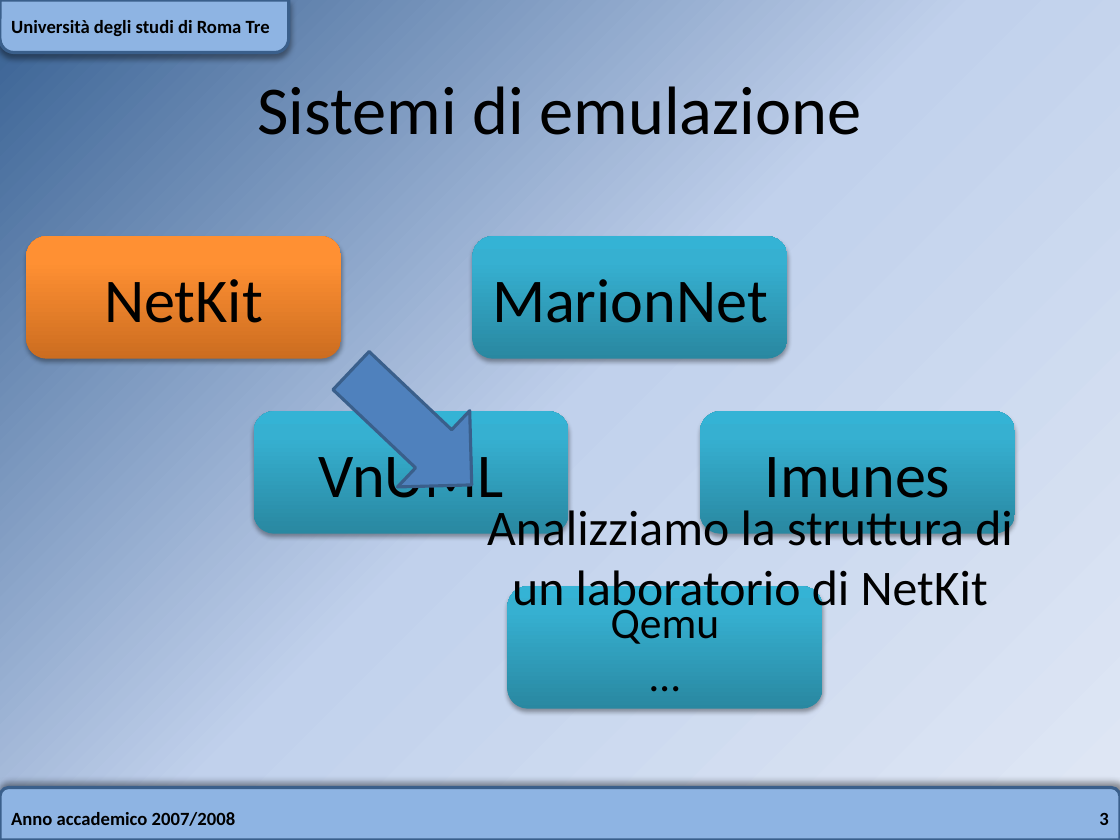
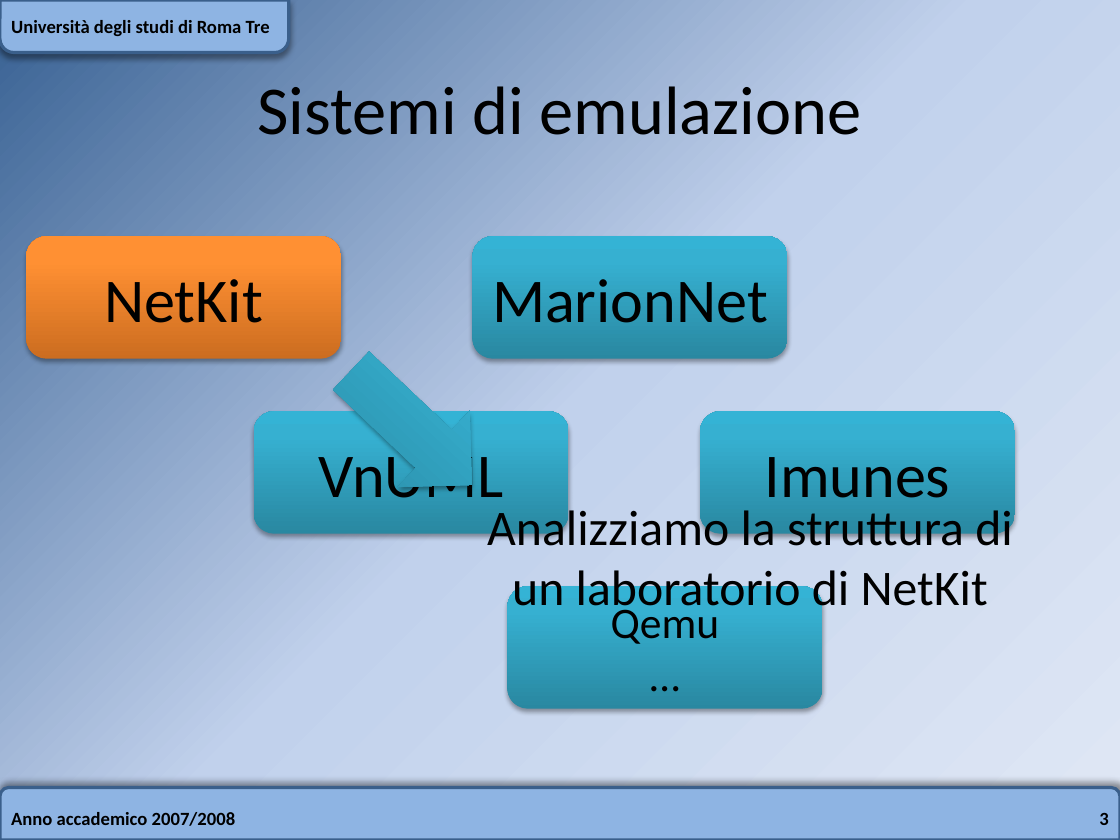
Before and after one commit to slux83/visual-netkit, a slide deck: slide 3 of thesis_adf/presentazione_tesi/presentazione.pptx. Drawn at 1120x840 pixels with LibreOffice and Linux fonts; fonts in the diff are those of the drawing. Boxes give left, top, right and bottom in pixels: in the first picture for what was removed or moved away, otherwise in the second. Text is boxed around its words. In the diff, an @@ line names an element or a change of style, - is before the commit and + after.

```diff
--- a/thesis_adf/presentazione_tesi/presentazione.pptx
+++ b/thesis_adf/presentazione_tesi/presentazione.pptx
@@ right arrow at [315,333,507,523]: fill #4F81BD to gradient #2A88A2 to #37B1D2 to #34B4D6; outline #3A5F8C 2 pt to none; shadow on @@
```
Also in this commit, not shown: 3 other slides changed.
